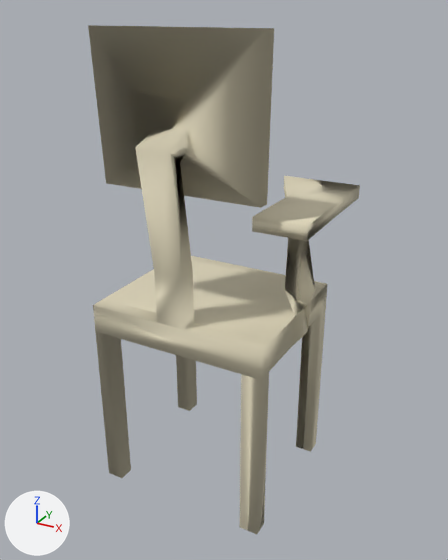
The OBJ model data/models/objetos/icex/mesa_braco.obj: old version first, new version second.
The view is the same before and after, from a 50 mm camera at (12.5, -23.8, 21.5) aimed at (0.1, -1.4, 10.2). Every picture has the same lights, and +X, +Y and +Z are marked at lower left. Where no turn or scale is listed for an object, it has been applied to the vertices.

In view in the first picture: 'Cube_Cube'.
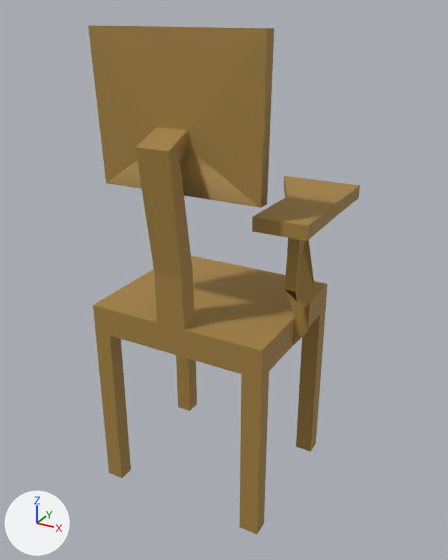
Edits to the bpy script that builds the scene:
```text
Change mat_material:
    mat_material.base_color: (0.759, 0.694, 0.507) -> (0.371, 0.223, 0.0517)  # beige #e2d9bd -> brown #a48240
Change me_cube_cube:
    where me_cube_cube.from_pydata(...)  # 92 vertices, 84 faces; spans x -4.5..4.7, y -5.6..3.0, z 0.0..20.8
    used by ob_cube_cube; location = (0.0, 0.0, 0.0)
    me_cube_cube part 1: edges marked sharp go from 0 to 133
```

Where the change shows, as pixel boxes [x1, y1, x2, y2] in the pictures (448 x 560 px):
'Cube_Cube', recoloured, shading changed
    both: [88, 25, 360, 534]
